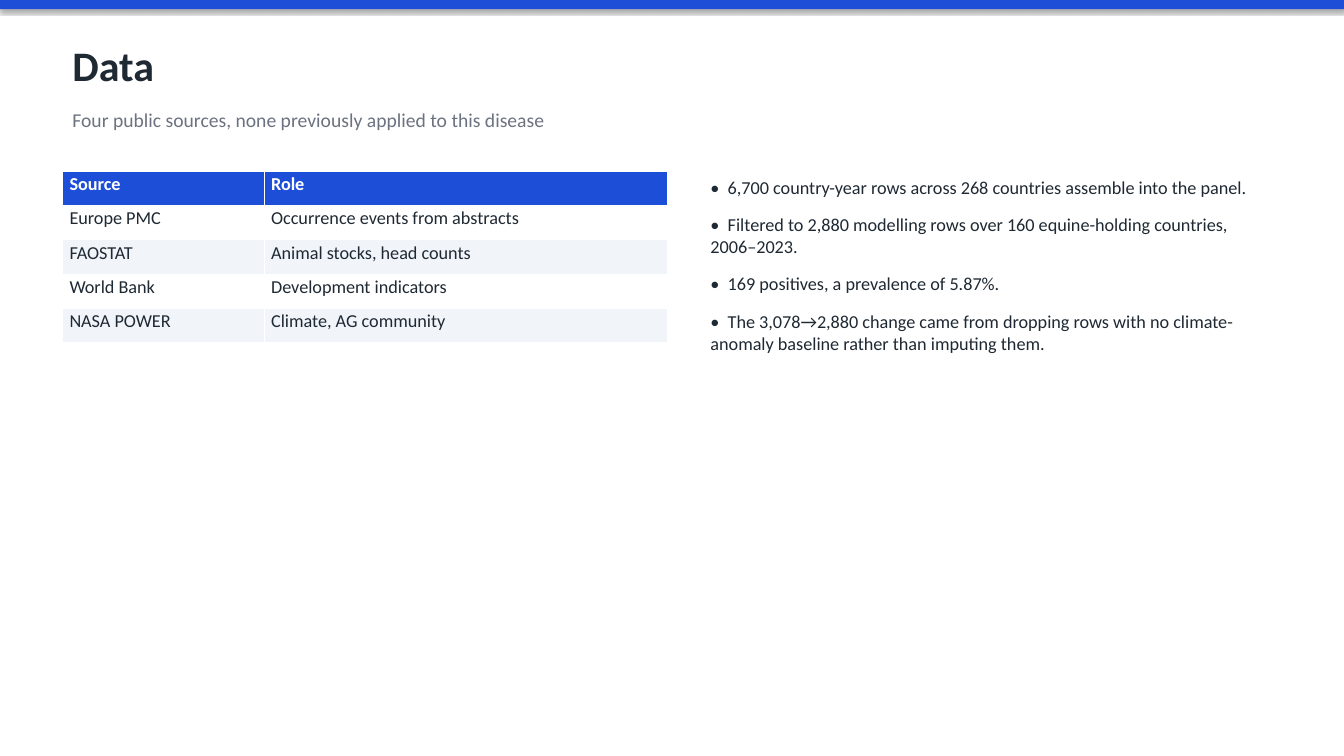
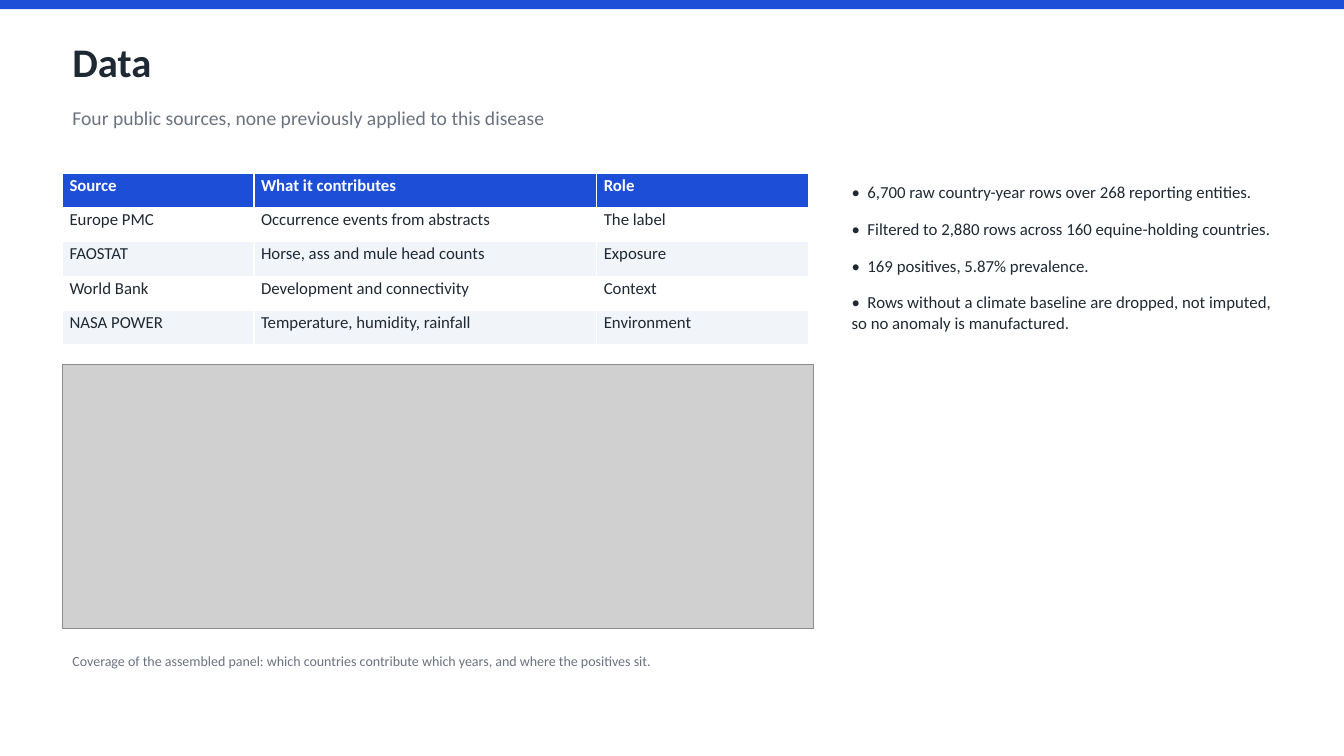
Before and after one commit to YuvrajSingh-mist/glandersWatch, a slide deck: slide 6 of GlandersWatch_Deck.pptx (slide 5 before the commit). Drawn at 1344x756 pixels with LibreOffice and Linux fonts; fonts in the diff are those of the drawing; grey boxes stand for pictures. Boxes give left, top, right and bottom in pixels: in the first picture for what was removed or moved away, otherwise in the second. Text is boxed around its words. In the diff, an @@ line names an element or a change of style, - is before the commit and + after.

Commit message:
Restructure the deck around the whole system
Overview, problem statement and need first, then one section per component
holding only that component's information: risk engine, explanation layer,
alert service, and where the project stands.

Fixes from review: the architecture mock was unreadable at slide size, so the
alert pipeline is drawn natively and the original gets its own full-width
slide; a clipped box and four sparse slides; and the results table is verified
by dumping cell text rather than trusting a low-resolution render.

```diff
--- a/GlandersWatch_Deck.pptx
+++ b/GlandersWatch_Deck.pptx
@@ rectangle at <box>0,0,1344,9</box>: shadow off @@
@@ text "Data" at <box>72,50,151,78</box>: size 30 to 29 pt @@
@@ table at <box>63,173,809,345</box> @@
-column 2: Role | Occurrence events from abstracts | Animal stocks, head counts | Development indicators | Climate, AG community
+column 2: What it contributes | Occurrence events from abstracts | Horse, ass and mule head counts | Development and connectivity | Temperature, humidity, rainfall
+column 3: Role | The label | Exposure | Context | Environment
@@ table: place and size @@
-table at <box>63,171,667,343</box>
+table at <box>63,173,809,345</box>
@@ text at <box>852,186,1271,332</box>: text changed; size 13 to 12 pt @@
-• 6,700 country-year rows across 268 countries assemble into the panel.
-• Filtered to 2,880 modelling rows over 160 equine-holding countries, 2006–2023.
-• 169 positives, a prevalence of 5.87%.
-• The 3,078→2,880 change came from dropping rows with no climate-anomaly baseline rather than imputing them.
+• 6,700 raw country-year rows over 268 reporting entities.
+• Filtered to 2,880 rows across 160 equine-holding countries.
+• 169 positives, 5.87% prevalence.
+• Rows without a climate baseline are dropped, not imputed, so no anomaly is manufactured.
@@ picture added at <box>63,365,814,628</box> @@
@@ text added at <box>72,656,651,669</box>, 10 pt, text #6B7280 @@
+Coverage of the assembled panel: which countries contribute which years, and where the positives sit.
```
Also in this commit, not shown: 4 other slides changed, 12 slides added, 7 slides removed, 2 other files.
